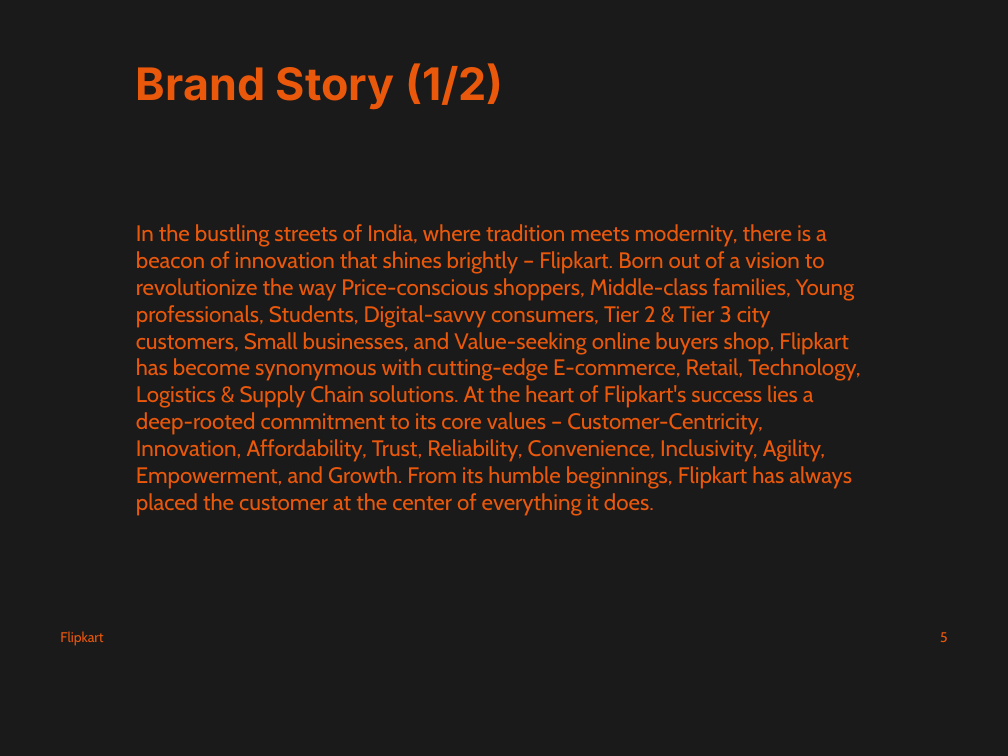
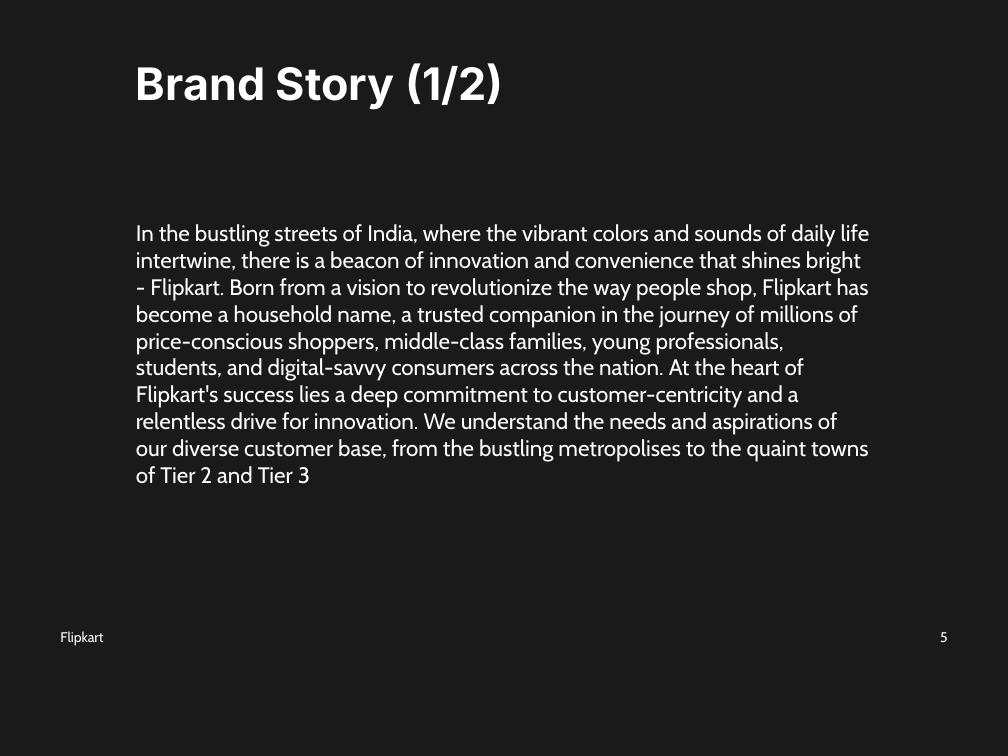
Before and after one commit to md-anas-sabah/brand_book_generator_crewai, a slide deck: slide 5 of output/flipkart/flipkart_enhanced_brand_book.pptx. Drawn at 1008x756 pixels with LibreOffice and Linux fonts; fonts in the diff are those of the drawing. Boxes give left, top, right and bottom in pixels: in the first picture for what was removed or moved away, otherwise in the second. Text is boxed around its words. In the diff, an @@ line names an element or a change of style, - is before the commit and + after.

```diff
--- a/output/flipkart/flipkart_enhanced_brand_book.pptx
+++ b/output/flipkart/flipkart_enhanced_brand_book.pptx
@@ text at (136, 224, 870, 484): text changed; text colour #EA580C to #FFFFFF @@
-In the bustling streets of India, where tradition meets modernity, there is a beacon of innovation that shines brightly – Flipkart. Born out of a vision to revolutionize the way Price-conscious shoppers, Middle-class families, Young professionals, Students, Digital-savvy consumers, Tier 2 & Tier 3 city customers, Small businesses, and Value-seeking online buyers shop, Flipkart has become synonymous with cutting-edge E-commerce, Retail, Technology, Logistics & Supply Chain solutions. At the heart of Flipkart's success lies a deep-rooted commitment to its core values – Customer-Centricity, Innovation, Affordability, Trust, Reliability, Convenience, Inclusivity, Agility, Empowerment, and Growth. From its humble beginnings, Flipkart has always placed the customer at the center of everything it does.
+In the bustling streets of India, where the vibrant colors and sounds of daily life intertwine, there is a beacon of innovation and convenience that shines bright - Flipkart. Born from a vision to revolutionize the way people shop, Flipkart has become a household name, a trusted companion in the journey of millions of price-conscious shoppers, middle-class families, young professionals, students, and digital-savvy consumers across the nation. At the heart of Flipkart's success lies a deep commitment to customer-centricity and a relentless drive for innovation. We understand the needs and aspirations of our diverse customer base, from the bustling metropolises to the quaint towns of Tier 2 and Tier 3
@@ text colour #EA580C to #FFFFFF in 3 elements at (136, 63, 504, 110), (60, 631, 103, 646), (940, 632, 948, 642) @@
```
Also in this commit, not shown: 9 other slides changed, 24 other files.
